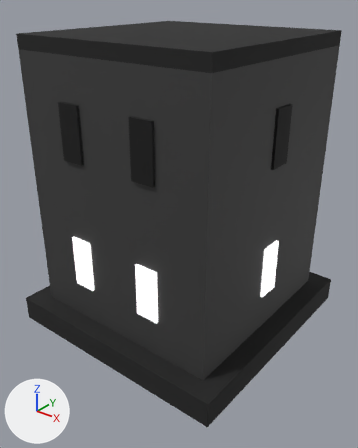
The glTF model public/models/building-low.glb as it was, and as the next commit left it.
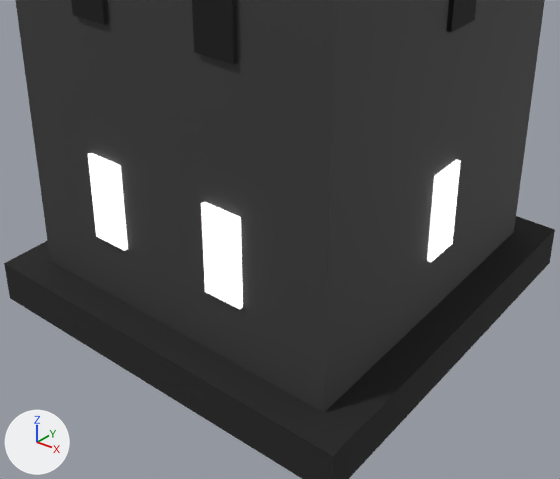
Each version is shown whole from a 50 mm lens placed at (2.27, -2.89, 2.6), pointed at (0.05, -0.12, 0.89), then close up on the part from 7% to 93% of the width and 34% to 93% of the height. The lights are fixed; the arrows at lower left show +X, +Y and +Z. The older version's two pictures come first. Where no turn or scale is listed for an object, it has been applied to the vertices.

The first close-up shows 'base', 'body', 'win-f-0-0', 'win-f-0-1', 'win-f-1-0', 'win-f-1-1', 'win-r-0', 'win-r-1'.
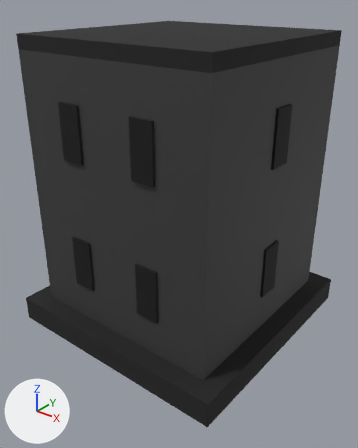
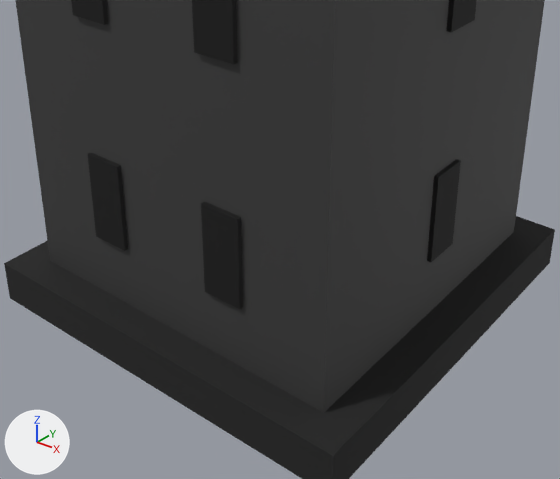
Patch to the scene script:
```diff
--- a/public/models/building-low.glb.py
+++ b/public/models/building-low.glb.py
@@ mat_material_2 @@
 mat_material_2 = principled_material('Material_2')
-mat_material_2.base_color = (1.0, 1.0, 1.0)  # white #ffffff
-mat_material_2.emission_strength = 1.0
+mat_material_2.base_color = (0.0103, 0.0103, 0.0103)  # black #1a1a1a
+mat_material_2.roughness = 0.8
```

Where the change shows, as pixel boxes [x1, y1, x2, y2] in the close-ups (560 x 479 px):
'win-f-0-1', recoloured, surface changed (white to black)
    both: [201, 201, 243, 309]
'win-f-0-0', recoloured, surface changed (white to black)
    both: [88, 153, 128, 251]
'win-r-0', recoloured, surface changed (white to black)
    both: [427, 159, 461, 262]
